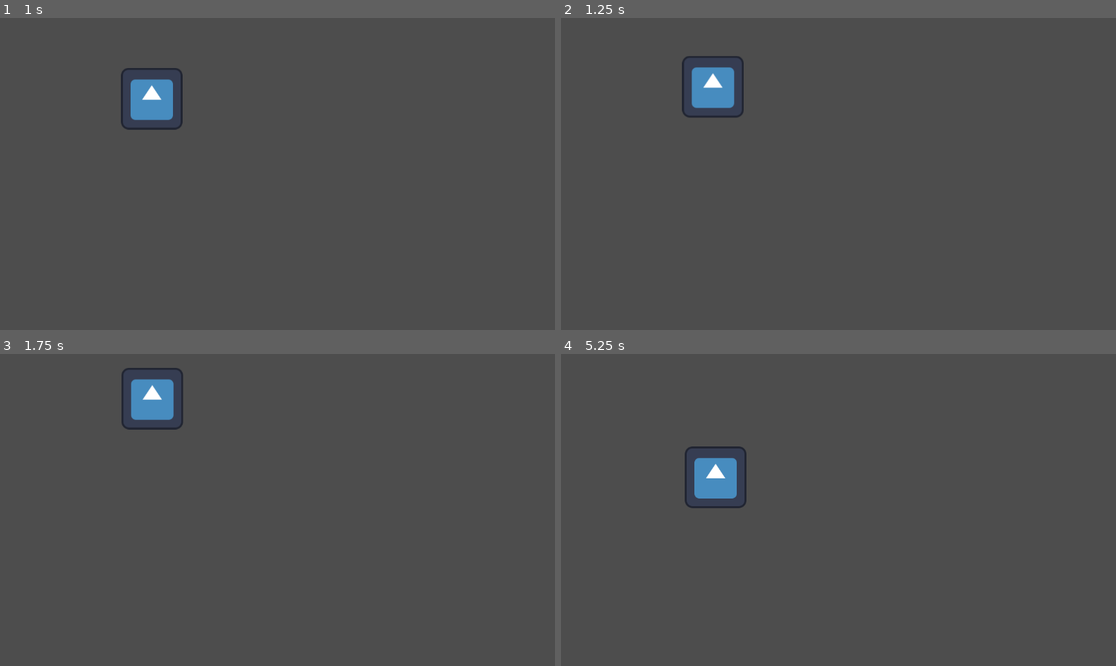
Above: before the commit, frames 1-4 (two rows, left to right).
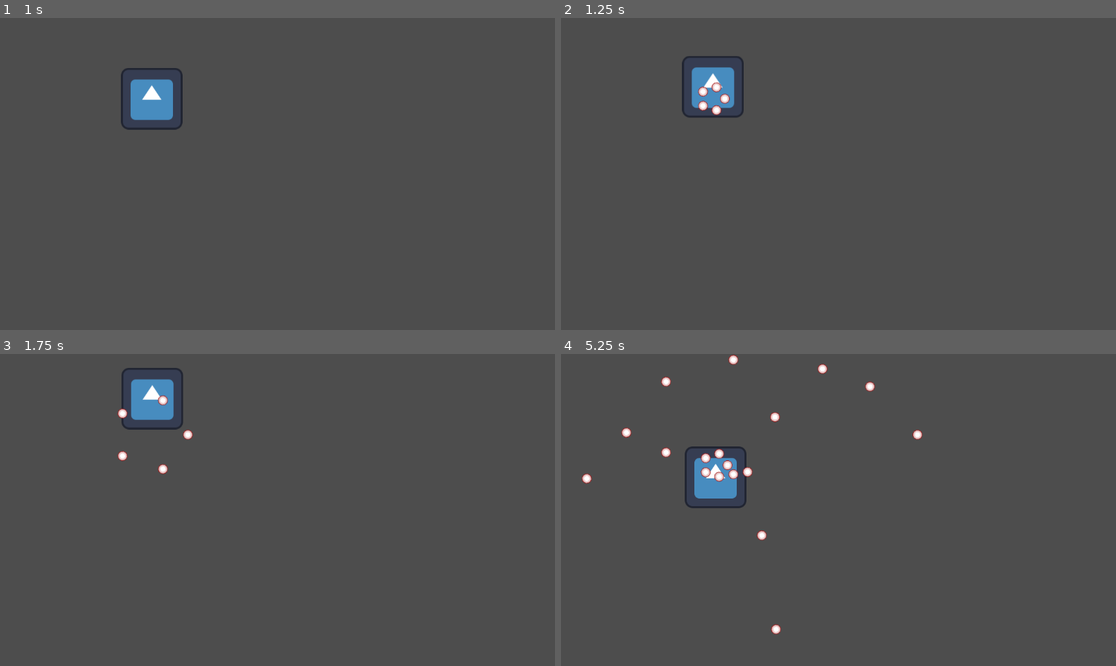
Above: after the commit, the same moments.

Repository: Nolucci/CGJ2025
Game: Godot game, scene res://scenes/enemie/enemie.tscn
Two runs of this game, one before a commit and one after it. Both use one fixed random seed, a clock stepped at 60 frames per second and the inputs below. The project has no main scene, so this scene is started directly. The engine's default icon, where the game draws it, is replaced by a stand-in: a white triangle on a blue panel in a dark square.
Inputs (mouse positions are in pixels of both pictures, inside the frame that each line leads up to):
- Up to frame 1 (1 s): move the mouse to (399, 158) at 0.52 s; hold D (move_right) from 0.53 s (still down); hold S (move_bot) from 0.53 s (still down)
- Up to frame 2 (1.25 s): keep holding D (move_right); keep holding S (move_bot)
- Up to frame 3 (1.75 s): move the mouse to (166, 525) at 1.27 s; release D (move_right) at 1.28 s; release S (move_bot) at 1.28 s; hold Left (move_left) from 1.28 s (still down); tap W (move_top) at 1.35 s
- Up to frame 4 (5.25 s): move the mouse to (894, 441) at 2.02 s; release Left (move_left) at 2.03 s; hold S (move_bot) 2.03-2.78 s; hold D (move_right) 2.03-3.53 s; move the mouse to (810, 572) at 2.77 s; tap W (move_top) at 2.85, 4.35 s; move the mouse to (1005, 556) at 3.52 s; hold S (move_bot) 3.53-4.28 s; hold Left (move_left) from 3.53 s (still down); move the mouse to (672, 463) at 4.27 s; move the mouse to (866, 510) at 5.02 s; hold S (move_bot) from 5.03 s (still down)

Frame 1 is identical in both runs. In frame 2, 0.2% of the frame differs, in the area x 24-31%, y 20-32%; in frame 3, 0.2%; in frame 4, 0.8%, in the area x 3-66%, y 0-90%.

Commit message:
Added Pattern Manager and matches to enemies, remove circle_one

Diff:
--- a/project.godot
+++ b/project.godot
@@ -13,6 +13,14 @@
 config/name="CGJ2025"
 config/features=PackedStringArray("4.3", "Forward Plus")
 config/icon="res://icon.svg"
+
+[autoload]
+
+Spawning="*res://addons/BulletUpHell/Spawning.tscn"
+
+[editor_plugins]
+
+enabled=PackedStringArray("res://addons/BulletUpHell/plugin.cfg")
 
 [input]
 
@@ -40,11 +48,3 @@
 , Object(InputEventKey,"resource_local_to_scene":false,"resource_name":"","device":-1,"window_id":0,"alt_pressed":false …(186 unchanged characters)…
 ]
 }
-
-[autoload]
-
-Spawning="*res://addons/BulletUpHell/Spawning.tscn"
-
-[editor_plugins]
-
-enabled=PackedStringArray("res://addons/BulletUpHell/plugin.cfg")
--- a/scenes/enemie/enemie.tscn
+++ b/scenes/enemie/enemie.tscn
@@ -1,7 +1,11 @@
-[gd_scene load_steps=5 format=3 uid="uid://tq68ncjbgdih"]
+[gd_scene load_steps=13 format=3 uid="uid://tq68ncjbgdih"]
 
 [ext_resource type="Script" path="res://scripts/enemies/enemie_mouvements.gd" id="1_jimyj"]
 [ext_resource type="Texture2D" uid="uid://cssb7carlqo26" path="res://icon.svg" id="1_r5bmp"]
+[ext_resource type="Script" path="res://scripts/Patterns/PatternManager.gd" id="3_35kli"]
+[ext_resource type="Script" path="res://addons/BulletUpHell/Nodes/BuHBulletProperties.gd" id="4_3lwwp"]
+[ext_resource type="Script" path="res://addons/BulletUpHell/Bullet/animStates.gd" id="5_7e7ct"]
+[ext_resource type="Script" path="res://addons/BulletUpHell/Bullet/BulletProps.gd" id="6_ldni3"]
 
 [sub_resource type="SpriteFrames" id="SpriteFrames_aqg5x"]
 animations = [{
@@ -18,6 +22,84 @@
 radius = 50.0
 height = 100.0
 
+[sub_resource type="Curve2D" id="Curve2D_iltyl"]
+
+[sub_resource type="Curve" id="Curve_e3om3"]
+
+[sub_resource type="Curve" id="Curve_ffcco"]
+
+[sub_resource type="PackedDataContainer" id="PackedDataContainer_bldld"]
+script = ExtResource("6_ldni3")
+anim_more = Array[ExtResource("5_7e7ct")]([])
+damage = 1.0
+speed = 100.0
+scale = 1.0
+angle = 0.0
+groups = PackedStringArray()
+spec_bounces = 0
+spec_no_collision = false
+spec_modulate_loop = 0.0
+spec_trail_length = 0.0
+spec_trail_width = 0.0
+spec_trail_modulate = Color(1, 1, 1, 1)
+spec_rotating_speed = 0.0
+death_after_time = 30.0
+death_outside_box = Rect2(0, 0, 0, 0)
+death_from_collision = true
+a_direction_equation = ""
+a_curve_movement = 0
+a_speed_multiplier = SubResource("Curve_e3om3")
+a_speed_multi_iterations = 0
+a_speed_multi_scale = 0.0
+trigger_container = ""
+trigger_wait_for_shot = true
+homing_type = 0
+homing_target = NodePath("")
+homing_steer = 0.0
+homing_time_start = 0.0
+homing_duration = 999.0
+scale_multi_iterations = 0
+scale_multiplier = SubResource("Curve_ffcco")
+scale_multi_scale = 1.0
+r_randomisation_chances = 1.0
+r_speed_choice = PackedFloat32Array()
+r_speed_variation = Vector3(0, 0, 0)
+r_scale_choice = PackedFloat32Array()
+r_scale_variation = Vector3(0, 0, 0)
+r_angle_choice = PackedFloat32Array()
+r_angle_variation = Vector3(0, 0, 0)
+r_group_choice = []
+r_bounce_choice = PackedInt32Array()
+r_bounce_variation = Vector3(0, 0, 0)
+r_no_coll_chances = 0.0
+r_modulate_variation = Vector3(0, 0, 0)
+r_trail_length_variation = Vector3(0, 0, 0)
+r_trail_color_variation = Vector3(0, 0, 0)
+r_rotating_variation = Vector3(0, 0, 0)
+r_death_after_choice = PackedFloat32Array()
+r_death_after_variation = Vector3(0, 0, 0)
+r_death_outside_chances = 0.0
+r_dir_equation_choice = PackedStringArray()
+r_curve_choice = []
+r_speed_multi_curve_choice = []
+r_speed_multi_iter_variation = Vector3(0, 0, 0)
+r_speed_multi_scale_variation = Vector3(0, 0, 0)
+r_trigger_choice = PackedStringArray()
+r_wait_for_shot_chances = 0.0
+r_homing_target_choice = []
+r_special_target_choice = PackedStringArray()
+r_group_target_choice = PackedStringArray()
+r_pos_target_choice = PackedVector2Array()
+r_steer_choice = PackedFloat32Array()
+r_steer_variation = Vector3(0, 0, 0)
+r_homing_delay_choice = PackedFloat32Array()
+r_homing_delay_variation = Vector3(0, 0, 0)
+r_homing_dur_choice = PackedFloat32Array()
+r_homing_dur_variation = Vector3(0, 0, 0)
+r_scale_multi_curve_choice = []
+r_scale_multi_iter_variation = Vector3(0, 0, 0)
+r_scale_multi_scale_variation = Vector3(0, 0, 0)
+
 [node name="Enemie" type="Area2D"]
 position = Vector2(312, 266)
 script = ExtResource("1_jimyj")
@@ -27,3 +109,12 @@
 
 [node name="CollisionShape2D" type="CollisionShape2D" parent="."]
 shape = SubResource("CapsuleShape2D_k8xwv")
+
+[node name="Node2D" type="Node2D" parent="."]
+script = ExtResource("3_35kli")
+
+[node name="BulletPattern" type="Path2D" parent="Node2D"]
+curve = SubResource("Curve2D_iltyl")
+script = ExtResource("4_3lwwp")
+id = "bullettest"
+props = SubResource("PackedDataContainer_bldld")
--- a/scenes/patterns/circle_one.tscn
+++ /dev/null
@@ -1,140 +0,0 @@
-[gd_scene load_steps=14 format=3 uid="uid://bcmu68sjfj6i5"]
-
-[ext_resource type="Script" path="res://addons/BulletUpHell/ExampleScenes/ExampleScene.gd" id="1_w7gw2"]
-[ext_resource type="Script" path="res://addons/BulletUpHell/Nodes/BuHPattern.gd" id="2_rg1mt"]
-[ext_resource type="Script" path="res://addons/BulletUpHell/SpawnPatterns/PatternCircle.gd" id="3_fdgx0"]
-[ext_resource type="Script" path="res://addons/BulletUpHell/Nodes/BuHBulletProperties.gd" id="4_n06iy"]
-[ext_resource type="Script" path="res://addons/BulletUpHell/Bullet/animStates.gd" id="5_hbl8k"]
-[ext_resource type="Script" path="res://addons/BulletUpHell/Bullet/BulletProps.gd" id="5_mbm2d"]
-[ext_resource type="Script" path="res://addons/BulletUpHell/Nodes/BuHSpawnPoint.gd" id="6_st2p3"]
-
-[sub_resource type="Curve2D" id="15"]
-_data = {
-"points": PackedVector2Array(0, 0, 0, 0, 752, 291.196)
-}
-point_count = 1
-
-[sub_resource type="NavigationPolygon" id="16"]
-resource_name = "PatternCircle"
-script = ExtResource("3_fdgx0")
-radius = 25.0
-angle_total = 6.28319
-angle_decal = 0.0
-symmetric = false
-center = 0
-symmetry_type = 0
-bullet = "1"
-nbr = 5
-iterations = -1
-pattern_angle = 0.0
-pattern_angle_target = NodePath("")
-pattern_angle_mouse = false
-forced_angle = 0.0
-forced_target = NodePath("")
-forced_lookat_mouse = false
-forced_pattern_lookat = true
-cooldown_stasis = false
-cooldown_spawn = 7.0
-cooldown_shoot = 1.0
-cooldown_next_spawn = 0.0
-cooldown_next_shoot = 1.0
-wait_tween_momentum = 0
-wait_tween_length = 0.0
-wait_tween_time = 0.0
-
-[sub_resource type="Curve2D" id="Curve2D_br070"]
-
-[sub_resource type="Curve" id="Curve_7non7"]
-
-[sub_resource type="Curve" id="Curve_abus5"]
-
-[sub_resource type="PackedDataContainer" id="PackedDataContainer_mmsky"]
-script = ExtResource("5_mbm2d")
-anim_more = Array[ExtResource("5_hbl8k")]([])
-damage = 1.0
-speed = 100.0
-scale = 1.0
-angle = 0.0
-groups = PackedStringArray()
-spec_bounces = 0
-spec_no_collision = false
-spec_modulate_loop = 0.0
-spec_trail_length = 0.0
-spec_trail_width = 0.0
-spec_trail_modulate = Color(1, 1, 1, 1)
-spec_rotating_speed = 0.0
-death_after_time = 30.0
-death_outside_box = Rect2(0, 0, 0, 0)
-death_from_collision = true
-a_direction_equation = ""
-a_curve_movement = 0
-a_speed_multiplier = SubResource("Curve_7non7")
-a_speed_multi_iterations = 0
-a_speed_multi_scale = 0.0
-trigger_container = ""
-trigger_wait_for_shot = true
-homing_type = 0
-homing_target = NodePath("")
-homing_steer = 0.0
-homing_time_start = 0.0
-homing_duration = 999.0
-scale_multi_iterations = 0
-scale_multiplier = SubResource("Curve_abus5")
-scale_multi_scale = 1.0
-r_randomisation_chances = 1.0
-r_speed_choice = PackedFloat32Array()
-r_speed_variation = Vector3(0, 0, 0)
-r_scale_choice = PackedFloat32Array()
-r_scale_variation = Vector3(0, 0, 0)
-r_angle_choice = PackedFloat32Array()
-r_angle_variation = Vector3(0, 0, 0)
-r_group_choice = []
-r_bounce_choice = PackedInt32Array()
-r_bounce_variation = Vector3(0, 0, 0)
-r_no_coll_chances = 0.0
-r_modulate_variation = Vector3(0, 0, 0)
-r_trail_length_variation = Vector3(0, 0, 0)
-r_trail_color_variation = Vector3(0, 0, 0)
-r_rotating_variation = Vector3(0, 0, 0)
-r_death_after_choice = PackedFloat32Array()
-r_death_after_variation = Vector3(0, 0, 0)
-r_death_outside_chances = 0.0
-r_dir_equation_choice = PackedStringArray()
-r_curve_choice = []
-r_speed_multi_curve_choice = []
-r_speed_multi_iter_variation = Vector3(0, 0, 0)
-r_speed_multi_scale_variation = Vector3(0, 0, 0)
-r_trigger_choice = PackedStringArray()
-r_wait_for_shot_chances = 0.0
-r_homing_target_choice = []
-r_special_target_choice = PackedStringArray()
-r_group_target_choice = PackedStringArray()
-r_pos_target_choice = PackedVector2Array()
-r_steer_choice = PackedFloat32Array()
-r_steer_variation = Vector3(0, 0, 0)
-r_homing_delay_choice = PackedFloat32Array()
-r_homing_delay_variation = Vector3(0, 0, 0)
-r_homing_dur_choice = PackedFloat32Array()
-r_homing_dur_variation = Vector3(0, 0, 0)
-r_scale_multi_curve_choice = []
-r_scale_multi_iter_variation = Vector3(0, 0, 0)
-r_scale_multi_scale_variation = Vector3(0, 0, 0)
-
-[node name="Node2D" type="Node2D"]
-script = ExtResource("1_w7gw2")
-
-[node name="SpawnPattern1" type="Path2D" parent="."]
-position = Vector2(0, 4.804)
-curve = SubResource("15")
-script = ExtResource("2_rg1mt")
-id = "1"
-pattern = SubResource("16")
-
-[node name="SpawnPoint1" type="Node2D" parent="."]
-script = ExtResource("6_st2p3")
-
-[node name="BulletPattern" type="Path2D" parent="."]
-curve = SubResource("Curve2D_br070")
-script = ExtResource("4_n06iy")
-id = "1"
-props = SubResource("PackedDataContainer_mmsky")
--- /dev/null
+++ b/scripts/Patterns/PatternManager.gd
@@ -0,0 +1,45 @@
+extends Node2D
+
+@export var shoot_interval: float = 1.0  # Intervalle entre les tirs
+var timer: float = 0.0  # Timer pour gérer les tirs
+
+
+# Fonction pour tirer un pattern unique
+func shoot(pattern_name: String, position: Vector2, rotation: float, bullet_type: String, offset: Vector2, nbr: int):
+
+	var new_pattern = PatternCircle.new()
+	new_pattern.bullet = bullet_type
+	new_pattern.nbr = nbr
+	Spawning.new_pattern(pattern_name, new_pattern)
+	Spawning.spawn({"position": position, "rotation": rotation}, pattern_name, "0")
+
+# Fonction pour tirer plusieurs patterns
+func shoot_patterns(pattern_data: Array):
+	# pattern_data est une liste de dictionnaires contenant les paramètres des patterns
+	for data in pattern_data:
+		shoot(
+			data.pattern_name,
+			data.position,
+			data.rotation,
+			data.bullet_type,
+			data.offset,
+			data.nbr
+		)
+
+func _process(delta):
+	# Gestion du tir en fonction de l'intervalle
+	timer += delta
+	if timer >= shoot_interval:
+		timer = 0.0
+
+		# Exemple d'utilisation : Tirer plusieurs patterns en même temps
+		shoot_patterns([
+			{
+				"pattern_name": "one",
+				"position": global_position,  # Position de l'ennemi
+				"rotation": 0,
+				"bullet_type": "bullettest",
+				"offset": Vector2(0, 0),
+				"nbr": 5
+			}
+		])
Not shown, changed: addons/BulletUpHell/ExampleScenes/Example2_Pattern_Properties.tscn
Not shown, changed: addons/BulletUpHell/SpawnPatterns/Pattern.gd
